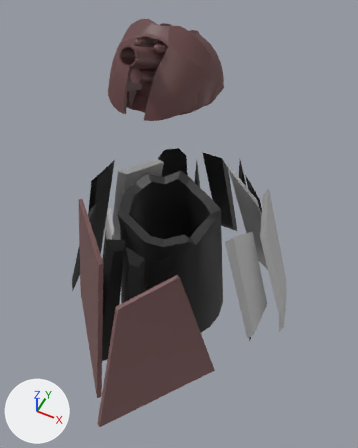
Two versions of the FBX model Import/Howitzer/Howitzer_Construction_Anim.fbx, one commit apart.
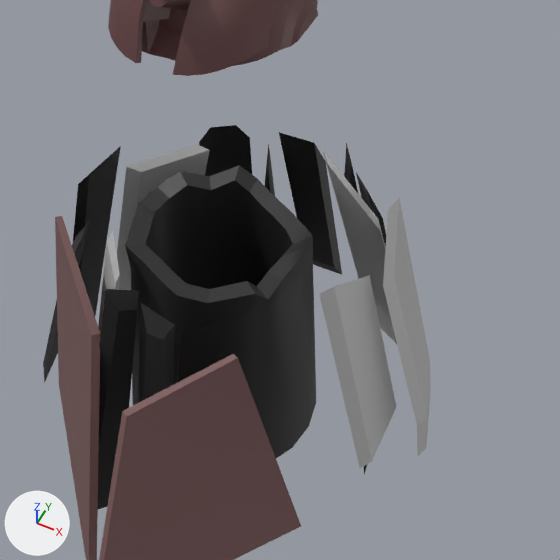
Old and new are each drawn whole from a 50 mm lens placed at (4.17, -7.85, 8.9), pointed at (0.5, -0.53, -0.26) and again close up on the part from 13% to 100% of the width and 18% to 87% of the height. The axes (+X, +Y, +Z) are drawn at lower left. The lights are the same throughout. Where no turn or scale is listed for an object, it has been applied to the vertices.

Objects in the first close-up: 'Big_Strut_1', 'Big_Strut_3', 'Big_Strut_4', 'Big_Strut_5', 'Center_Cylinder', 'Front_Slab_L', 'Front_Slab_R', 'Howitzer', 'Strut_1', 'Strut_3', 'Strut_5', 'Strut_9'.
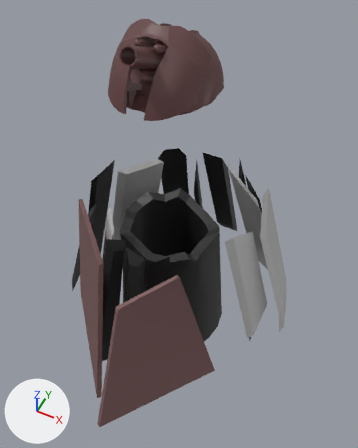
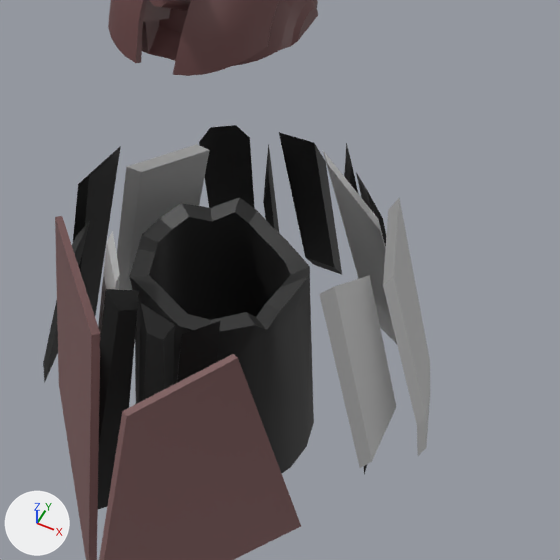
The change, as a diff of the scene's bpy script:
```diff
--- a/Import/Howitzer/Howitzer_Construction_Anim.fbx.py
+++ b/Import/Howitzer/Howitzer_Construction_Anim.fbx.py
@@ ob_center_cylinder @@
 ob_center_cylinder = bpy.data.objects.new('Center_Cylinder', me_mesh_018)
-ob_center_cylinder.location = (0.0, 0.04, -2.41)
+ob_center_cylinder.location = (0.0, 0.04, -3.08)
```

What differs and where, as boxes [x1, y1, x2, y2] in the close-ups (560 x 560 px):
'Center_Cylinder', moved: before [125, 165, 316, 458]; after [129, 198, 314, 474]
